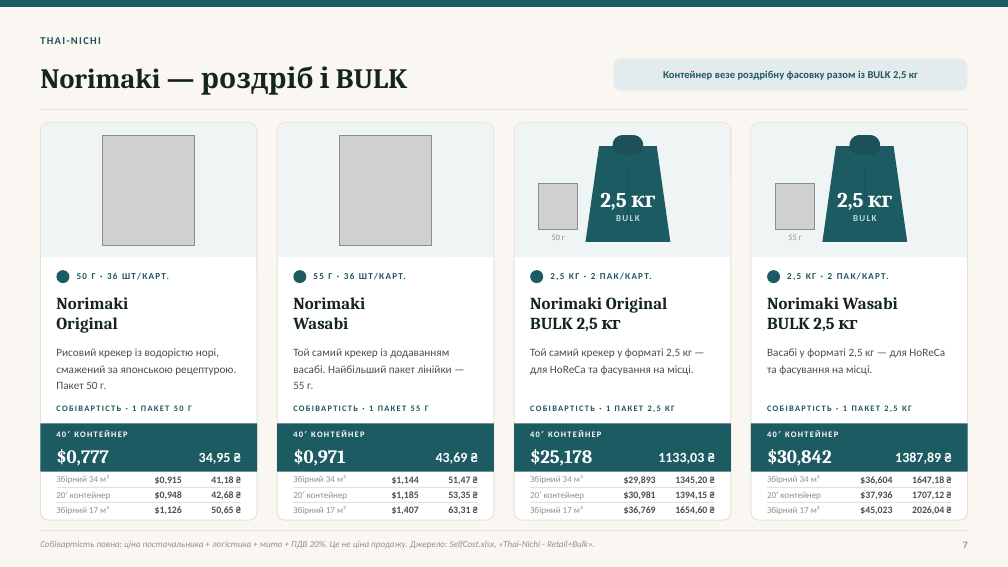
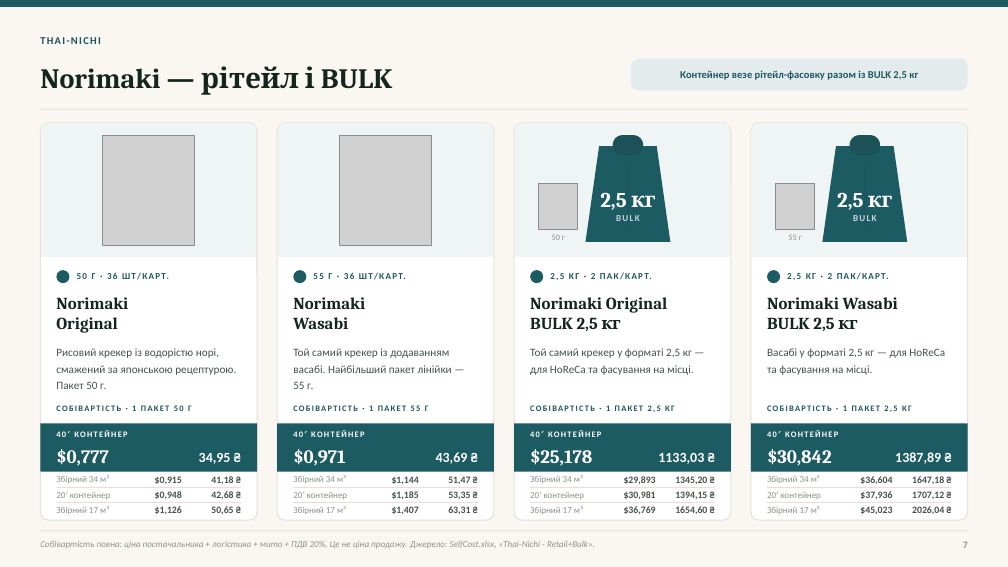
Before and after one commit to IllyaChaplygin/Chaplygin-Illya, a slide deck: slide 7 of presentation/Постачальники_снеків_собівартість.pptx. Drawn at 1008x567 pixels with LibreOffice and Linux fonts; fonts in the diff are those of the drawing; grey boxes stand for pictures. Boxes give left, top, right and bottom in pixels: in the first picture for what was removed or moved away, otherwise in the second. Text is boxed around its words. In the diff, an @@ line names an element or a change of style, - is before the commit and + after.

```diff
--- a/presentation/Постачальники_снеків_собівартість.pptx
+++ b/presentation/Постачальники_снеків_собівартість.pptx
@@ rounded rectangle: place and size @@
-rounded rectangle at box(614, 58, 968, 91)
+rounded rectangle at box(631, 58, 968, 91)
@@ text at box(40, 66, 392, 95): text changed @@
-Norimaki — роздріб і BULK
+Norimaki — рітейл і BULK
@@ text at box(680, 70, 918, 80): text changed @@
-Контейнер везе роздрібну фасовку разом із BULK 2,5 кг
+Контейнер везе рітейл-фасовку разом із BULK 2,5 кг
```
Also in this commit, not shown: 13 other slides changed, 6 other files.
